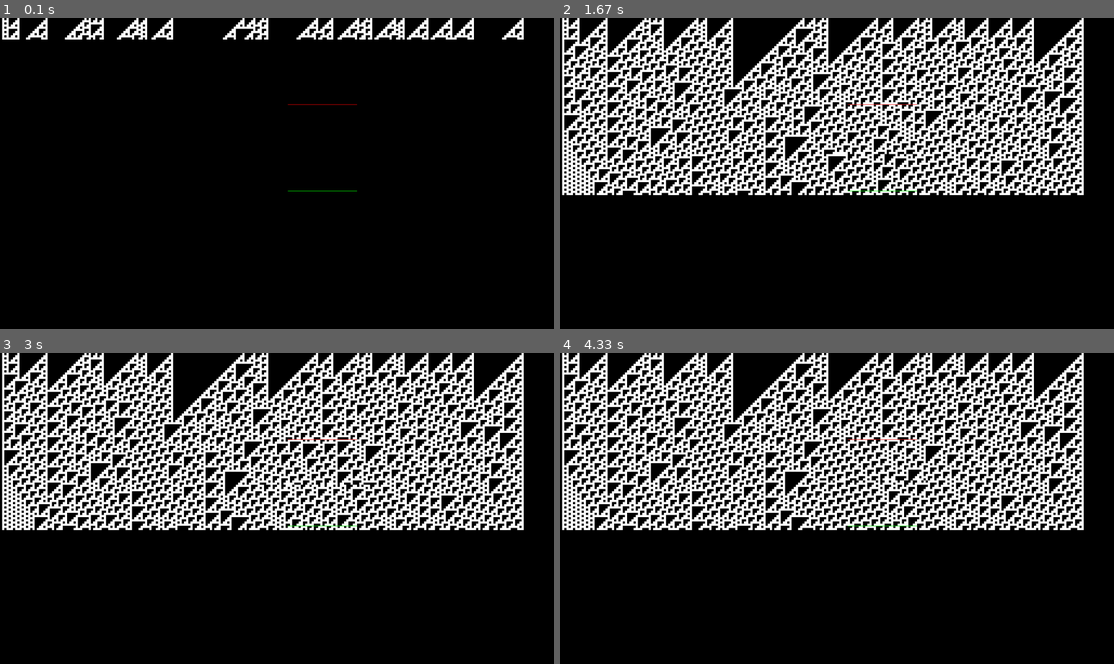
Above: before the commit, frames 1-4 (two rows, left to right).
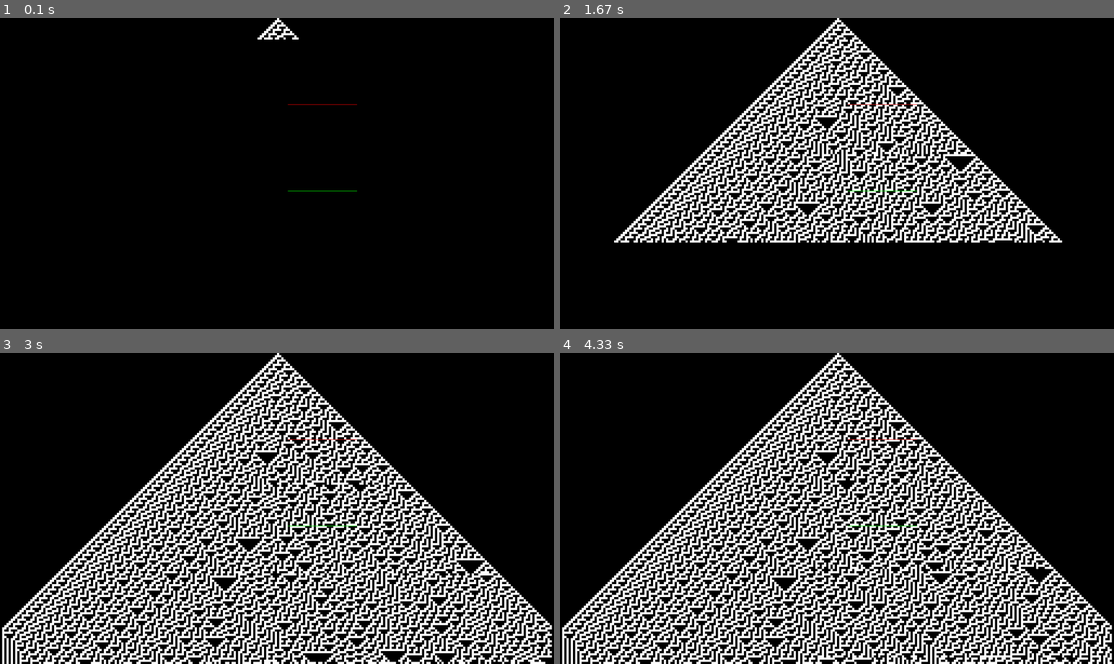
Above: after the commit, the same moments.

Repository: eschluntz/time_travel
Game: pygame game, started from time_cell.py
The game is run twice, just before and just after one commit, with the same random seed, the same clock (stepped at 60 frames per second) and the same inputs.
Inputs:
- Up to frame 1 (0.1 s): no input
- Up to frame 2 (1.67 s): no input
- Up to frame 3 (3 s): no input
- Up to frame 4 (4.33 s): no input

The runs differ from the first frame. In frame 1, 2.6% of the frame differs, in the area x 0-95%, y 0-8%; in frame 2, 39%; in frame 3, 55%; in frame 4, 55%, in the area x 0-100%, y 0-100%.

Commit message:
experiments working. speeding up

Diff:
--- /dev/null
+++ b/analyze_data.py
@@ -0,0 +1,13 @@
+#! /usr/bin/python3
+
+import time
+import pickle
+from multiprocessing import Pool
+
+from time_cell import TimeCell, Result, Config
+
+f_name = "results_1585454175.033965.p"
+with open(f_name, "rb") as f:
+    data = pickle.load(f)
+
+print(data)
--- a/run_experiments.py
+++ b/run_experiments.py
@@ -1,36 +1,42 @@
 #! /usr/bin/python3
 
 import time
+# import pickle
 from multiprocessing import Pool
 
-from time_cell import TimeCell, Result
+from time_cell import TimeCell, Result, Config
 
 
-def run_set(width):
-    n_runs = 100
-    starts = []
-    cycle_lengths = []
-    for i in range(n_runs):
-        ca = TimeCell(ratio=.2)
-        ca.w = width
+def run_set(cfg):
+    n_runs = 5
+    results = []
+    print("Starting run for {}".format(cfg))
+    for _ in range(n_runs):
+        ca = TimeCell(config=cfg, quick_compute=True)
         res = ca.gen_until_time_loop()
+        results.append((cfg,res))
 
-        starts.append(res.cycle_start)
-        cycle_lengths.append(res.cycle_length)
-
-    avg_starts = 1.0 * sum(starts) / n_runs
-    avg_cycles = 1.0 * sum(cycle_lengths) / n_runs
-    return (width, avg_starts, avg_cycles)
+    return results
 
 if __name__ == '__main__':
-    widths = range(15, 36, 5)
-    t0 = time.time()
-    with Pool(8) as p:
-        ress = p.map(run_set, widths)
-    t1 = time.time()
+    experiments = []
 
-    for res in ress:
-        width, avg_starts, avg_cycles = res
-        print("width: {:.2f}\tAve start: {:.1f}\tAve cycle: {:.1f}".format(width, avg_starts, avg_cycles))
+    # rules = list(range(256))
+    rules = [110, 110, 72]
+    ratios = [.1, .5, .9]
+    for rule in rules:
+        for ratio in ratios:
+            cfg = Config(rule=rule, ratio=ratio, t_enter=80, t_exit=40, portal_w=32)
+            experiments.append(cfg)
 
-    print("total time: {}".format(t1 - t0))
+    # with Pool(8) as p:
+    #     results = p.map(run_set, experiments)
+
+    results = []
+    for cfg in experiments:
+        results.append(run_set(cfg))
+
+    print(results)
+    # f_name = "results_{}.p".format(time.time())
+    # with open(f_name, "ab") as f:
+    #     pickle.dump(results, f)
--- a/time_cell.py
+++ b/time_cell.py
@@ -5,6 +5,7 @@
 from copy import copy
 import time
 from collections import namedtuple
+import numpy as np
 import random
 
 screen = None
@@ -16,15 +17,22 @@
     pygame.draw.rect(screen, color, py_rect)
 
 Result = namedtuple("Result", "cycle_start cycle_end cycle_length")
+Config = namedtuple("Config", "rule ratio t_enter t_exit portal_w")
+
+def rule_name_to_list(rule_name : int):
+    """Takes in a rule's wolfram name and converts it to the binary list to parse,
+    i.e. 110 -> [0,1,1,0,1,1,1,0]"""
+
+    rule_bin_str = np.binary_repr(rule_name, width=8)
+    return tuple( int(x) for x in rule_bin_str )
 
 class TimeCell:
-    def __init__(self, single_row=True, ratio=.1, center=False):
+    def __init__(self, config=None, quick_compute=True, center=False):
         """Class to represent a 1D Cellular Automata, with support for time travel.
-        single_row: bool. only update the earliest timed row. Less pretty but faster.
-        ratio: float. fraction of cells to start alive.
-        center: bool. Just starts with 1 cell in the center"""
-        rule_110 = [0,1,1,0,1,1,1,0]
-        self.rules = rule_110
+        config: Config object. Controls settings for this run. Default supplied.
+        quick_compute: bool. only update the earliest timed row. Less pretty but faster.
+        center: bool. Just starts with 1 cell in the center. overrides config.ratio."""
+
         self.scl = 5  # How many pixels wide/high is each cell?
         self.num_cells = int(WIDTH / self.scl)
         self.num_gens = int(HEIGHT / self.scl)
@@ -32,17 +40,20 @@
         self.num_steps = None
         self.active_generations = None
         self.universe = None
-        self.restart(ratio, center)  # Sets generations to [0], only middle cell to 1
-
-        self.single_row = single_row
+        self.quick_compute = quick_compute
         self.result = None
 
+        # config
+        self.config = config or Config(rule=110, ratio=.2, t_enter=80, t_exit=40, portal_w=32)
+        self.rules = rule_name_to_list(self.config.rule)
+        self.restart(self.config.ratio, center)  # Sets generations to [0], only middle cell to 1
+
         # time portal
-        self.t_enter = 80
-        self.t_exit = 40
+        self.t_enter = self.config.t_enter
+        self.t_exit = self.config.t_exit
         self.x_enter = int(self.num_cells / 2 + 5)
         self.x_exit = int(self.num_cells / 2 + 5)
-        self.w = 32
+        self.w = self.config.portal_w
         self.history = {}  # store what's gone through portal
         self.trips = 0
 
@@ -67,7 +78,7 @@
         self.num_steps += 1
         self.active_generations = [t for t in self.active_generations if t < self.num_gens -1]
 
-        if self.single_row:
+        if self.quick_compute:
             # if we're trying to go fast and just detect a time loop, we can throw away anything
             # after the portal
             self.active_generations = [min(self.active_generations)]
@@ -76,10 +87,25 @@
             # ASSUMPTION: two active generations are never right next to each other
             t = self.active_generations[i]
             self.active_generations[i] += 1
-            self.generate_row(t)
+            next1 = self.generate_row_np(t)
+            next2 = self.generate_row(t)
+            assert next1 == next2, "not equal! {} vs {}".format(next1, next2)
+            self.universe[t + 1] = copy(next1)
             self.check_row_for_portal_and_loops(t)
 
-    # The process of creating the new generation
+    def generate_row_np(self, t):
+        """Vectorized"""
+        row_l = np.array(self.universe[t][0:-2])
+        row_c = np.array(self.universe[t][1:-1])
+        row_r = np.array(self.universe[t][2:])  # sad syntax
+        # binary_mat = np.array(4,2,1))
+        row_code = 4 * row_l + 2 * row_c + 1 * row_r
+        rules = np.array(self.rules)
+        result = rules[7 - row_code]  # vectorized lookup
+        new_row = copy(self.universe[t + 1])
+        new_row[1:-1] = list(result)
+        return new_row
+
     def generate_row(self, t):
         """ Generates a single next row of the CA.
         Edges are treated as constants.
@@ -94,85 +120,8 @@
             nextgen[i] = self.executeRules(left, me, right)
 
         # Copy the array into universe
-        self.universe[t + 1] = copy(nextgen)
-
-
-    def check_row_for_portal_and_loops(self, t):
-        """Handles copying data back in time if we just entered a portal.
-        Detects if we've sent back exactly the same thing before and records data.
-        t: int: current generation."""
-        if t == self.t_enter:
-            # reset time
-            self.active_generations.append(self.t_exit)  # TODO modifying a list while we loop through it is dangerous
-
-            # copy the portal back
-            portal_contents = copy(self.universe[t+1][self.x_enter : self.x_enter + self.w])
-            self.universe[self.t_exit][self.x_exit : self.x_exit + self.w] = portal_contents
-
-            # save
-            self.trips += 1
-            portal_contents_tup = tuple(portal_contents)
-
-            # check if we've sent back the same thing before
-            if portal_contents_tup in self.history:
-                r = Result(
-                    cycle_start=self.history[portal_contents_tup],
-                    cycle_end=self.trips,
-                    cycle_length=self.trips - self.history[portal_contents_tup],
-                )
-                self.result = r  # this not being None tells us to stop
-
-            self.history[portal_contents_tup] = self.trips
-
-    def gen_until_time_loop(self, max_trips=None, render=False):
-        """Runs generate in a loop until it detects a time loop.
-        max_trips: break if we havenot found a time loop after that many trips.
-        returns: Result object or None"""
-
-        if render:
-            pygame.init()
-            global screen
-            screen = pygame.display.set_mode((WIDTH, HEIGHT))
-
-        self.single_row = True  # speeds things up
-        while self.result is None:
-            if max_trips is not None and self.trips > max_trips:
-                return
-            if render:
-                self.render()
-            self.generate()
-
-        return self.result
-
-    def render(self):
-        for t in self.active_generations:
-            self.render_row(t)
-
-        red = (255, 0, 0)
-        green = (0, 255, 0)
-        scl = self.scl
-
-        # draw exit portal
-        rect(red, self.x_exit * scl, self.t_exit * scl, self.w * scl, scl / 5)
-
-        # draw enter portal
-        rect(green, self.x_enter * scl, self.t_enter * scl, self.w * scl, scl / 5)
-
-        pygame.display.flip()
-
-    def render_row(self, t):
-        scl = self.scl
-        black = (0, 0, 0)
-        white = (255, 255, 255)
-
-        for i in range(self.num_cells):
-            if self.universe[t][i] == 1:
-                color = white
-            else:
-                color = black
-            rect(color, i * scl, t * scl, scl, scl)
-
-
+        return nextgen
+        # self.universe[t + 1] = copy(nextgen)
 
     # Implementing the Wolfram rules
     # Could be improved and made more concise, but here we can
@@ -196,10 +145,86 @@
             return self.rules[7]
         return 0
 
+    def check_row_for_portal_and_loops(self, t):
+        """Handles copying data back in time if we just entered a portal.
+        Detects if we've sent back exactly the same thing before and records data.
+        t: int: current generation."""
+        if t == self.t_enter:
+            # reset time
+            self.active_generations.append(self.t_exit)  # TODO modifying a list while we loop through it is dangerous
+
+            # copy the portal back
+            portal_contents = copy(self.universe[t+1][self.x_enter : self.x_enter + self.w])
+            self.universe[self.t_exit][self.x_exit : self.x_exit + self.w] = portal_contents
+
+            # save
+            self.trips += 1
+            portal_contents_tup = tuple(portal_contents)
+
+            # check if we've sent back the same thing before
+            if portal_contents_tup in self.history:
+                r = Result(
+                    cycle_start=self.history[portal_contents_tup],
+                    cycle_end=self.trips,
+                    cycle_length=self.trips - self.history[portal_contents_tup],
+                )
+                self.result = r  # this not being None tells us to stop
+
+            self.history[portal_contents_tup] = self.trips
+
+    def gen_until_time_loop(self, max_trips=200, render=False):
+        """Runs generate in a loop until it detects a time loop.
+        max_trips: break if we havenot found a time loop after that many trips.
+        returns: Result object or None"""
+
+        if render:
+            pygame.init()
+            global screen
+            screen = pygame.display.set_mode((WIDTH, HEIGHT))
+
+        self.quick_compute = True  # speeds things up
+        while self.result is None:
+            if max_trips is not None and self.trips > max_trips:
+                return
+            if render:
+                self.render()
+            self.generate()
+
+        return self.result
+
+    def render(self):
+        for t in self.active_generations:
+            self.render_row(t)
+
+        red = (255, 0, 0)
+        green = (0, 255, 0)
+        scl = self.scl
+
+        # draw exit portal
+        rect(red, self.x_exit * scl, self.t_exit * scl, self.w * scl, scl / 5)
+
+        # draw enter portal
+        rect(green, self.x_enter * scl, self.t_enter * scl, self.w * scl, scl / 5)
+
+        pygame.display.flip()
+
+    def render_row(self, t):
+        scl = self.scl
+        black = (0, 0, 0)
+        white = (255, 255, 255)
+
+        for i in range(self.num_cells):
+            if self.universe[t][i] == 1:
+                color = white
+            else:
+                color = black
+            rect(color, i * scl, t * scl, scl, scl)
+
 
 def loop():
-    quick = True
-    ca = TimeCell(single_row=quick)
+    quick = False
+    cfg = Config(rule=30, ratio=.2, t_enter=80, t_exit=40, portal_w=32)
+    ca = TimeCell(config=cfg, quick_compute=quick, center=True)
     while True:
         ca.render()
         ca.generate()
@@ -219,6 +244,33 @@
                 if event.key == pygame.K_ESCAPE:
                     return
 
+def several_loops():
+    rules = list(range(22, 256))
+    ratios = [.1, .5, .9]
+    for rule in rules:
+        for ratio in ratios:
+            cfg = Config(rule=rule, ratio=ratio, t_enter=80, t_exit=40, portal_w=32)
+            print(cfg)
+            ca = TimeCell(config=cfg, quick_compute=True)
+
+            done_count = 0
+            for i in range(1000):
+                ca.render()
+                ca.generate()
+
+                if ca.result is not None:
+                    done_count += 1
+                    if done_count >= 200:
+                        break
+
+                # handle user input
+                for event in pygame.event.get():
+                    if event.type == pygame.QUIT:
+                        return
+                    if event.type == pygame.KEYDOWN:
+                        if event.key == pygame.K_ESCAPE:
+                            return
+
 
 if __name__ == "__main__":
     pygame.init()
